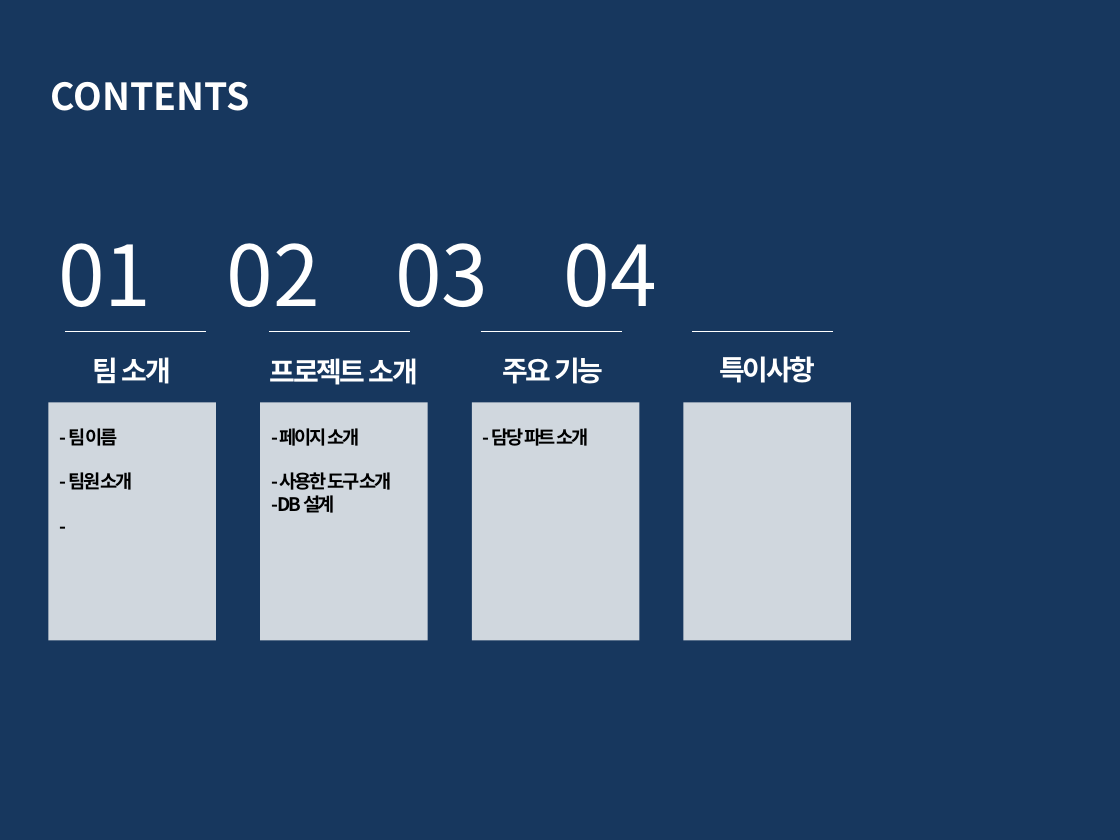
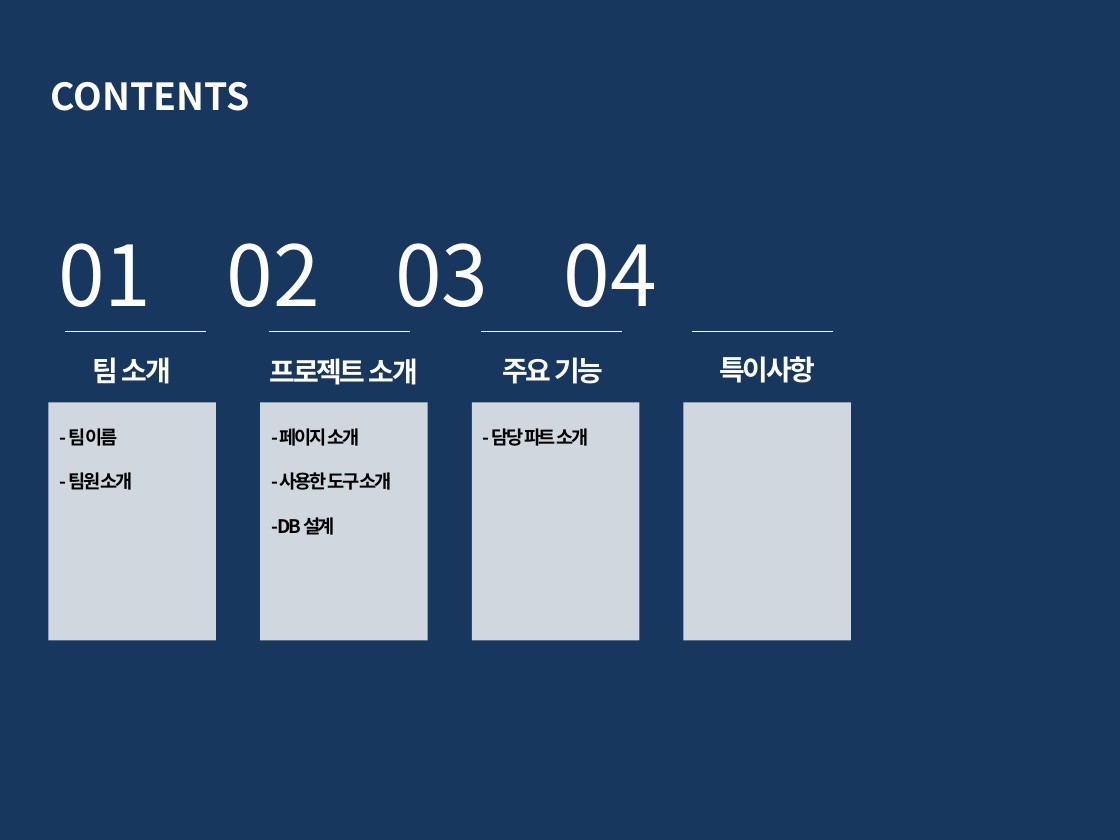
Before and after one commit to dlstjs8246/tourland, a slide deck: slide 2 of file/PPT.pptx. Drawn at 1120x840 pixels with LibreOffice and Linux fonts; fonts in the diff are those of the drawing. Boxes give left, top, right and bottom in pixels: in the first picture for what was removed or moved away, otherwise in the second. Text is boxed around its words. In the diff, an @@ line names an element or a change of style, - is before the commit and + after.

```diff
--- a/file/PPT.pptx
+++ b/file/PPT.pptx
@@ text at (68, 428, 133, 490): paragraph removed @@
--
@@ text "- 페이지 소개" rewrapped from (278, 428, 392, 513) to (278, 428, 392, 535) @@
```
Also in this commit, not shown: 7 other slides changed.
